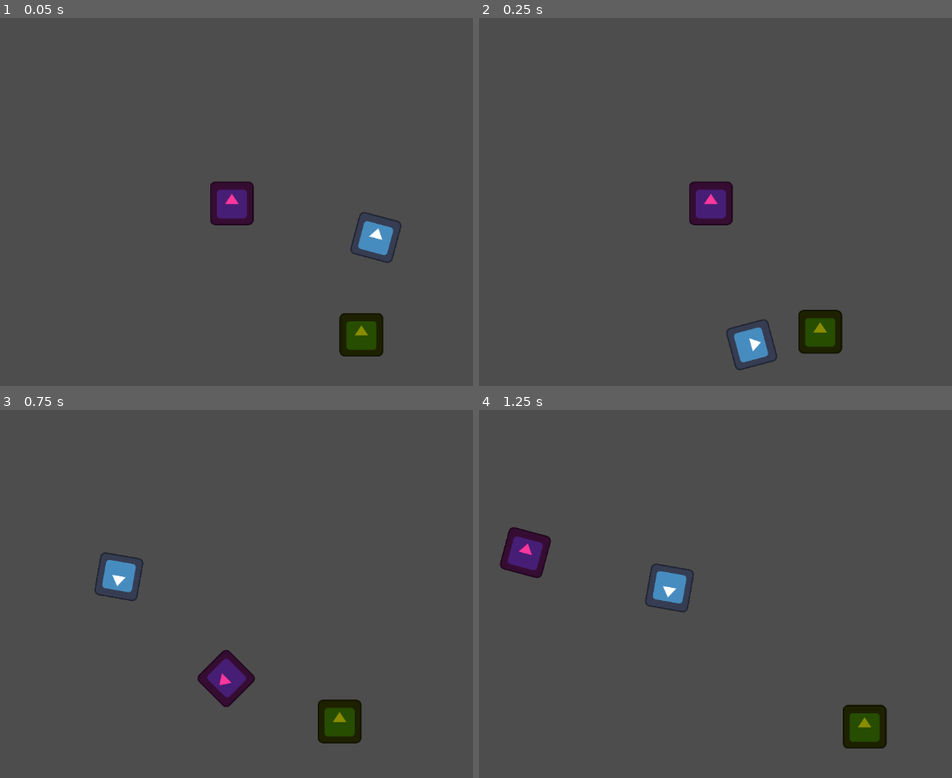
Above: before the commit, frames 1-4 (two rows, left to right).
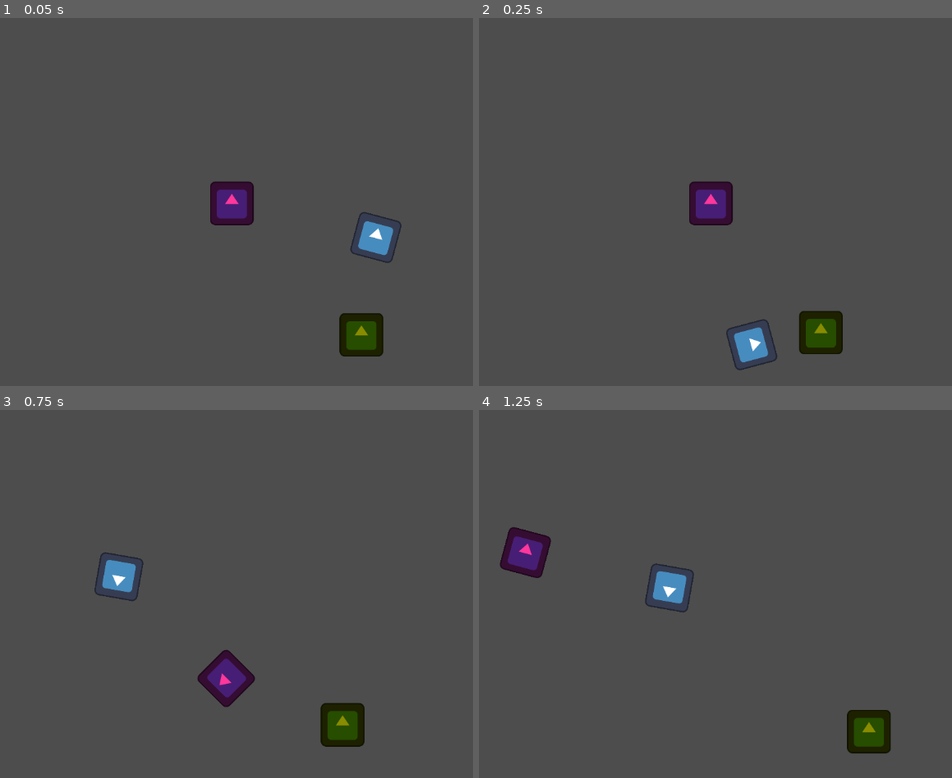
Above: after the commit, the same moments.

Repository: arrowira/cookiejam4
Game: Godot game, scene res://scenes/main.tscn
Same seed, same stepped clock (60 frames per second), same inputs: the game is played once before the commit and once after it. The engine's default icon, where the game draws it, is replaced by a stand-in: a white triangle on a blue panel in a dark square.
Inputs:
- Up to frame 1 (0.05 s): no input
- Up to frame 2 (0.25 s): no input
- Up to frame 3 (0.75 s): tap Space (space) at 0.6 s
- Up to frame 4 (1.25 s): no input

Frame 1 is identical in both runs. In frame 2, 0.2% of the frame differs, in the area x 67-77%, y 79-92%; in frame 3, 0.6%; in frame 4, 0.8%, in the area x 76-87%, y 79-94%.

Commit message:
collisions with enemy

Diff:
--- a/cookie-jam-4/companion.gd
+++ b/cookie-jam-4/companion.gd
@@ -11,3 +11,8 @@
 # Called every frame. 'delta' is the elapsed time since the previous frame.
 func _process(delta: float) -> void:
 	pass
+
+
+func _on_area_2d_body_entered(body: Node2D) -> void:
+	if body.name == "grunt":
+		get_parent().get_parent().hit(color, body)
--- a/cookie-jam-4/player.gd
+++ b/cookie-jam-4/player.gd
@@ -32,3 +32,9 @@
 		$rSpin.rotation_degrees += rSpinSpeed
 	else:
 		$bSpin.rotation_degrees += bSpinSpeed
+
+func hit(color, body):
+	if color == "red":
+		body.damage(30)
+	elif color == "blue":
+		body.damage(30)
--- a/cookie-jam-4/scenes/blue.tscn
+++ b/cookie-jam-4/scenes/blue.tscn
@@ -1,7 +1,10 @@
-[gd_scene load_steps=3 format=3 uid="uid://cf7v11b0n7mx7"]
+[gd_scene load_steps=4 format=3 uid="uid://cf7v11b0n7mx7"]
 
 [ext_resource type="Texture2D" uid="uid://dxemllkettkn5" path="res://icon.svg" id="1_oahj1"]
 [ext_resource type="Script" uid="uid://clttpdgapxwag" path="res://companion.gd" id="1_qe84c"]
+
+[sub_resource type="RectangleShape2D" id="RectangleShape2D_qe84c"]
+size = Vector2(125, 128)
 
 [node name="blue" type="Node2D"]
 script = ExtResource("1_qe84c")
@@ -11,3 +14,11 @@
 [node name="Icon" type="Sprite2D" parent="."]
 position = Vector2(0, -1)
 texture = ExtResource("1_oahj1")
+
+[node name="Area2D" type="Area2D" parent="."]
+
+[node name="CollisionShape2D" type="CollisionShape2D" parent="Area2D"]
+position = Vector2(1.5, -2)
+shape = SubResource("RectangleShape2D_qe84c")
+
+[connection signal="body_entered" from="Area2D" to="." method="_on_area_2d_body_entered"]
--- a/cookie-jam-4/scenes/red.tscn
+++ b/cookie-jam-4/scenes/red.tscn
@@ -1,7 +1,10 @@
-[gd_scene load_steps=3 format=3 uid="uid://cds6v0qvg0dyx"]
+[gd_scene load_steps=4 format=3 uid="uid://cds6v0qvg0dyx"]
 
 [ext_resource type="Script" uid="uid://clttpdgapxwag" path="res://companion.gd" id="1_8flnf"]
 [ext_resource type="Texture2D" uid="uid://dxemllkettkn5" path="res://icon.svg" id="1_10bml"]
+
+[sub_resource type="RectangleShape2D" id="RectangleShape2D_8flnf"]
+size = Vector2(125, 128)
 
 [node name="red" type="Node2D"]
 script = ExtResource("1_8flnf")
@@ -10,3 +13,11 @@
 modulate = Color(0.9999998, 0.21609142, 0.61244196, 1)
 position = Vector2(-2, 0)
 texture = ExtResource("1_10bml")
+
+[node name="Area2D" type="Area2D" parent="."]
+
+[node name="CollisionShape2D" type="CollisionShape2D" parent="Area2D"]
+position = Vector2(1.5, -2)
+shape = SubResource("RectangleShape2D_8flnf")
+
+[connection signal="body_entered" from="Area2D" to="." method="_on_area_2d_body_entered"]
